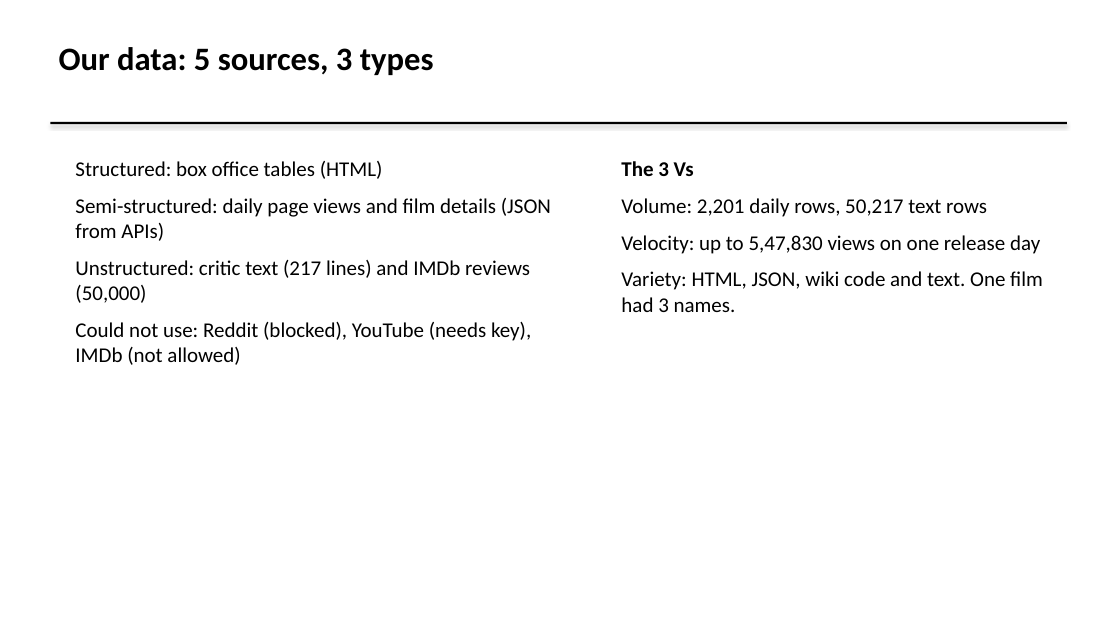
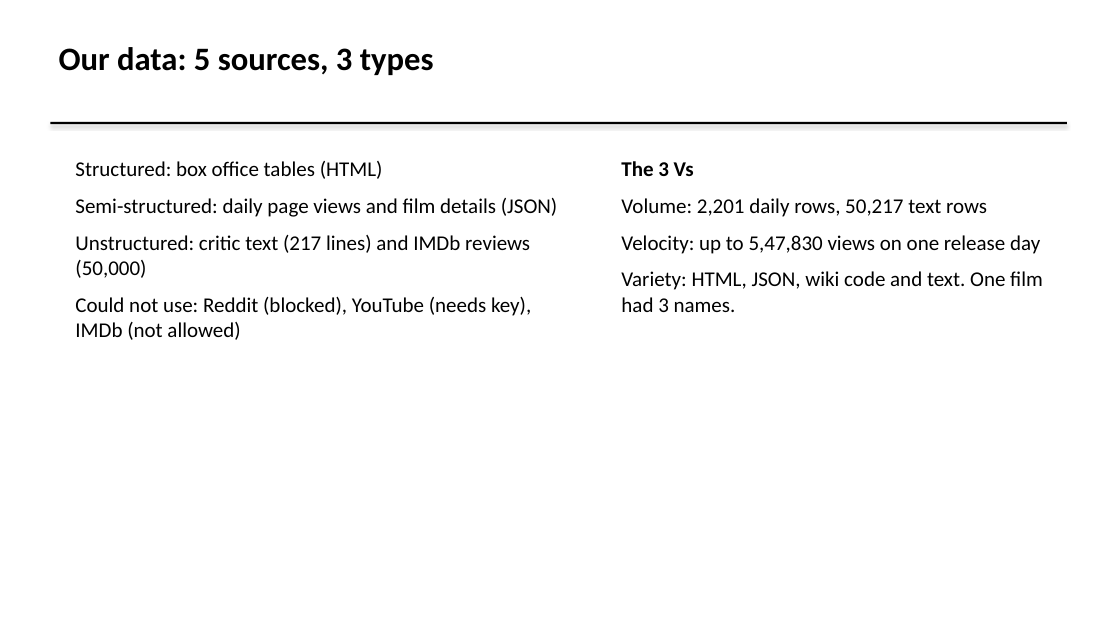
Before and after one commit to GAURI-cpu/ReleaseDayMovie, a slide deck: slide 4 of report/Release Day Radar Slides.pptx. Drawn at 1120x630 pixels with LibreOffice and Linux fonts; fonts in the diff are those of the drawing. Boxes give left, top, right and bottom in pixels: in the first picture for what was removed or moved away, otherwise in the second. Text is boxed around its words. In the diff, an @@ line names an element or a change of style, - is before the commit and + after.

```diff
--- a/report/Release Day Radar Slides.pptx
+++ b/report/Release Day Radar Slides.pptx
@@ text at box(75, 198, 557, 217): text changed @@
-Semi-structured: daily page views and film details (JSON from APIs)
+Semi-structured: daily page views and film details (JSON)
```
Also in this commit, not shown: 8 other slides changed, 4 other files.
